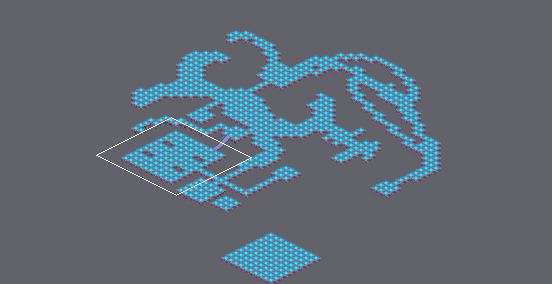
Tiled map -- areas/testlib.tmx. Above, an overview of the earlier version with the close-up marked.
Close-up. Before the commit:
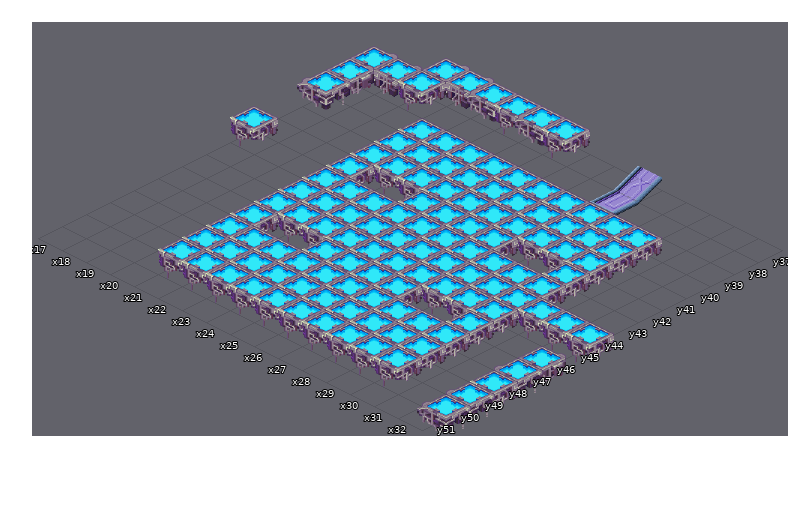
Cells are 64x32 px. Isometric: x runs down to the right, y down to the left. Shown: x 17..32, y 37..51. The commit also changed other parts of the map, which this record leaves out.
After:
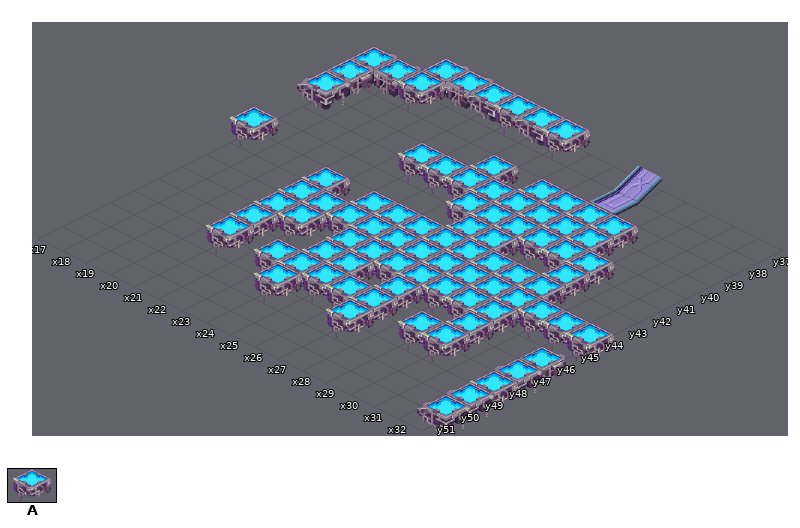
Key: from "panel base": A 0.
_ is an empty cell.
The exact change:
{"where": "layer \"Tile Layer 1\""}
{"y":39,"x":20,"old":"AAA","new":"___"}
{"y":39,"x":24,"old":"A","new":"_"}
{"y":39,"x":29,"old":"A","new":"_"}
{"y":40,"x":20,"old":"A","new":"_"}
{"y":40,"x":29,"old":"A","new":"_"}
{"y":41,"x":20,"old":"AAAA","new":"____"}
{"y":42,"x":20,"old":"A","new":"_"}
{"y":42,"x":23,"old":"AA","new":"__"}
{"y":43,"x":21,"old":"A","new":"_"}
{"y":45,"x":22,"old":"A","new":"_"}
{"y":46,"x":25,"old":"A","new":"_"}
{"y":47,"x":21,"old":"A","new":"_"}
{"y":47,"x":27,"old":"A","new":"_"}
{"y":48,"x":20,"old":"AAA","new":"___"}
{"y":48,"x":24,"old":"AA","new":"__"}
{"y":48,"x":27,"old":"AAA","new":"___"}
{"y":49,"x":20,"old":"AAAAAAAAAA","new":"__________"}
{"label":"removed","picture_box":[158,118,542,370]}
{"label":"removed","picture_box":[590,226,662,262]}
